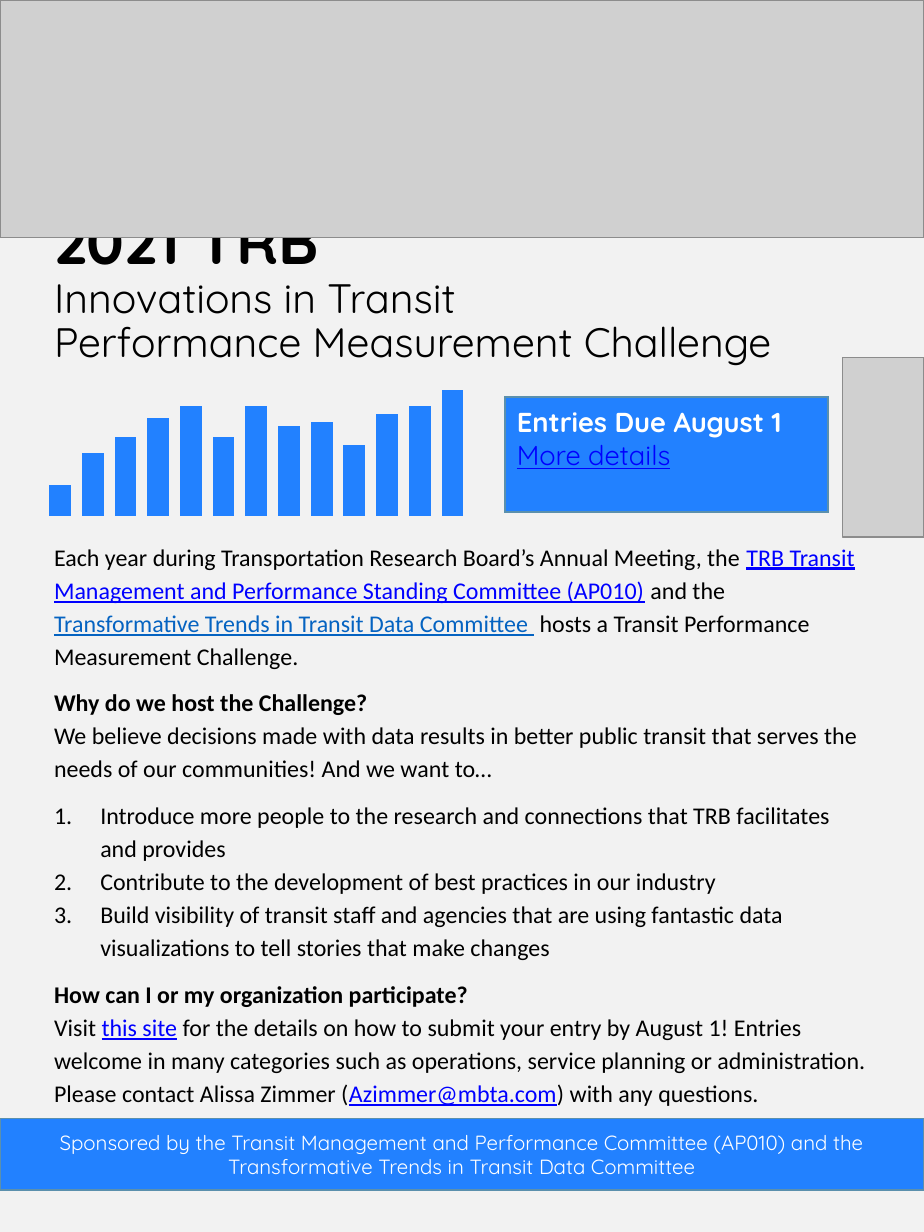
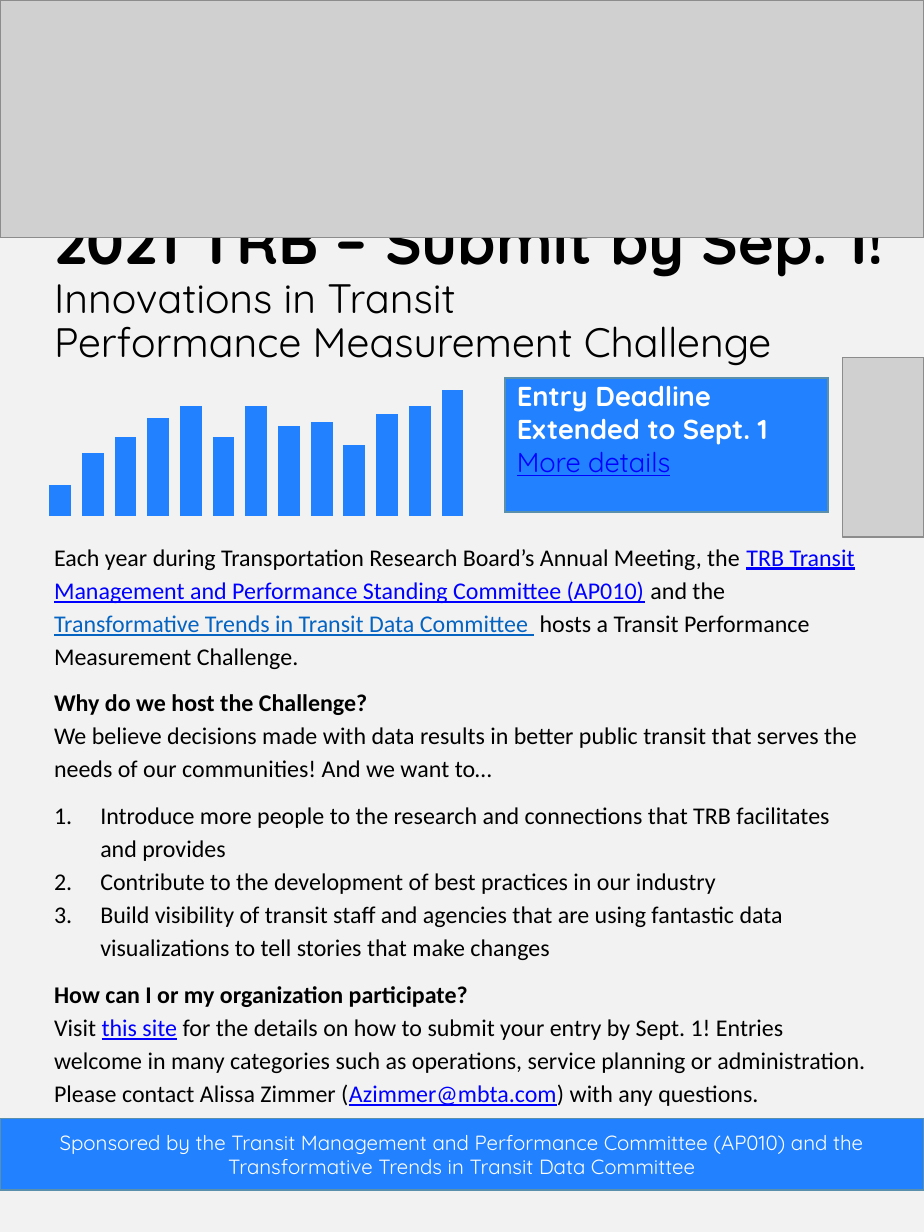
Before and after one commit to trb-transit-mangement-performance/website, a slide deck: slide 1 of files/TRB_Call for Entries_June112020.pptx. Drawn at 924x1232 pixels with LibreOffice and Linux fonts; fonts in the diff are those of the drawing; grey boxes stand for pictures. Boxes give left, top, right and bottom in pixels: in the first picture for what was removed or moved away, otherwise in the second. Text is boxed around its words. In the diff, an @@ line names an element or a change of style, - is before the commit and + after.

Commit message:
Septdeadlineupdate
reflects changes in Sept

```diff
--- a/files/TRB_Call for Entries_June112020.pptx
+++ b/files/TRB_Call for Entries_June112020.pptx
@@ title at (x1=54, y1=237, x2=884, y2=366): text changed @@
-2021 TRB
-Innovations in Transit
-Performance Measurement Challenge
+2021 TRB – Submit by Sep. 1!
+Innovations in Transit
+Performance Measurement Challenge
@@ rectangle "Entry Deadline Extended to Sept. ..." resized from (x1=505, y1=397, x2=829, y2=513) to (x1=505, y1=378, x2=829, y2=513) @@
@@ text in rectangle at (x1=517, y1=378, x2=768, y2=445): text changed @@
-Entries Due August 1
+Entry Deadline Extended to Sept. 1
@@ subtitle at (x1=54, y1=1019, x2=865, y2=1073): text changed @@
-Visit this site for the details on how to submit your entry by August 1! Entries welcome in many categories such as operations, service planning or administration.
+Visit this site for the details on how to submit your entry by Sept. 1! Entries welcome in many categories such as operations, service planning or administration.
```
Also in this commit, not shown: 7 other files.
